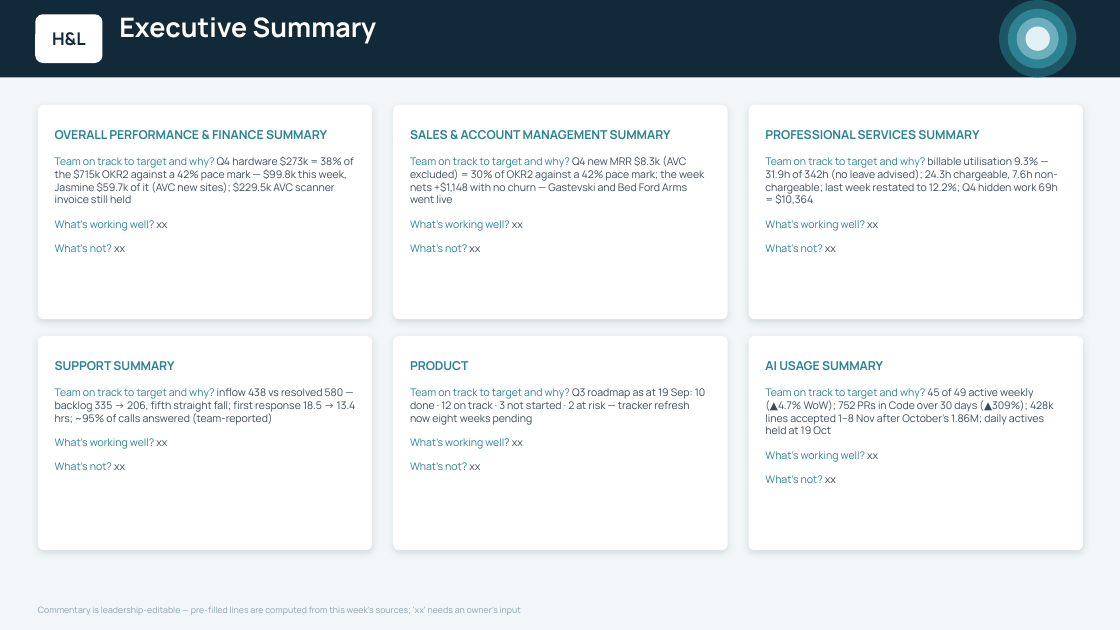
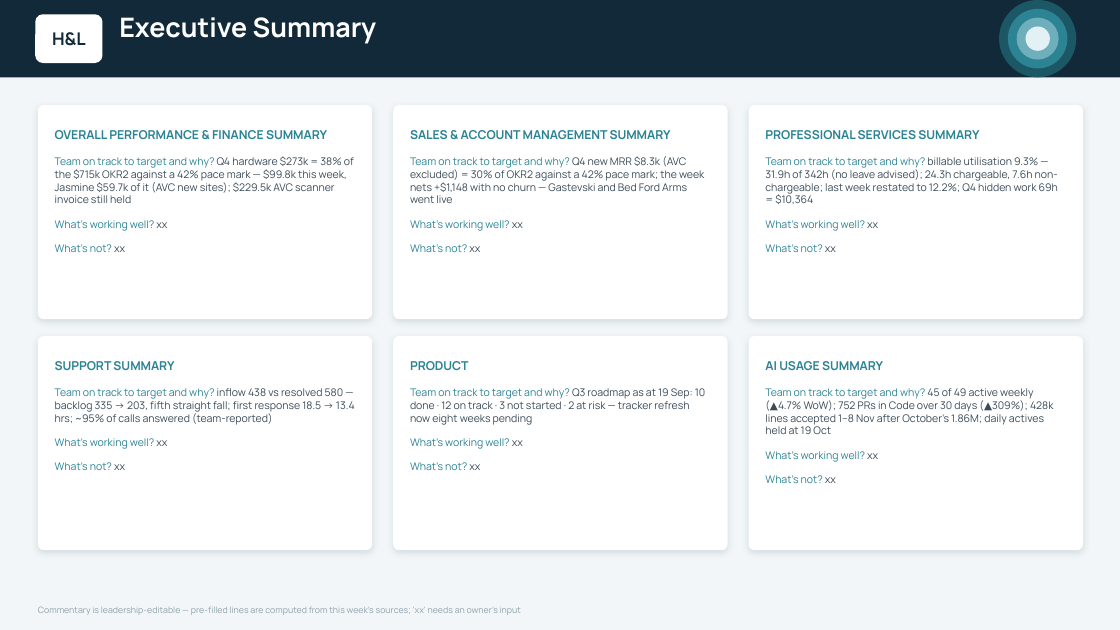
Before and after one commit to ihorner-hl/leadership-reporting, a slide deck: slide 3 of exec-deck/output/H&L Weekly Update - WC 2 Nov 2026.pptx. Drawn at 1120x630 pixels with LibreOffice and Linux fonts; fonts in the diff are those of the drawing. Boxes give left, top, right and bottom in pixels: in the first picture for what was removed or moved away, otherwise in the second. Text is boxed around its words. In the diff, an @@ line names an element or a change of style, - is before the commit and + after.

```diff
--- a/exec-deck/output/H&L Weekly Update - WC 2 Nov 2026.pptx
+++ b/exec-deck/output/H&L Weekly Update - WC 2 Nov 2026.pptx
@@ text at <box>55,388,355,425</box>: text changed @@
-Team on track to target and why? inflow 438 vs resolved 580 — backlog 335 → 206, fifth straight fall; first response 18.5 → 13.4 hrs; ~95% of calls answered (team-reported)
+Team on track to target and why? inflow 438 vs resolved 580 — backlog 335 → 203, fifth straight fall; first response 18.5 → 13.4 hrs; ~95% of calls answered (team-reported)
```
Also in this commit, not shown: 1 other slide changed, 2 other files.
